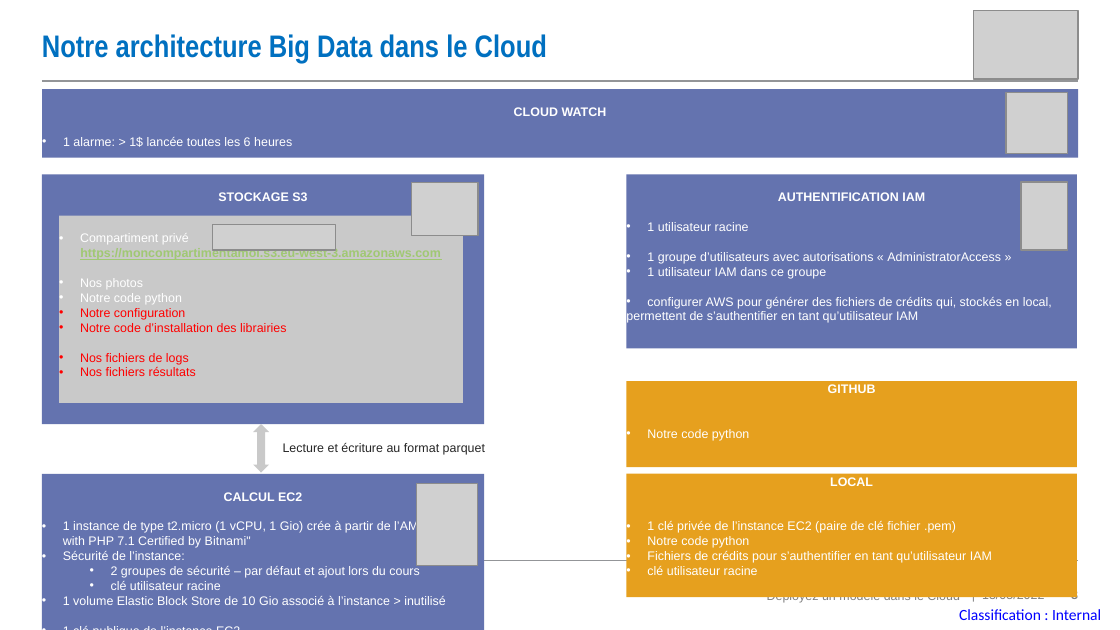
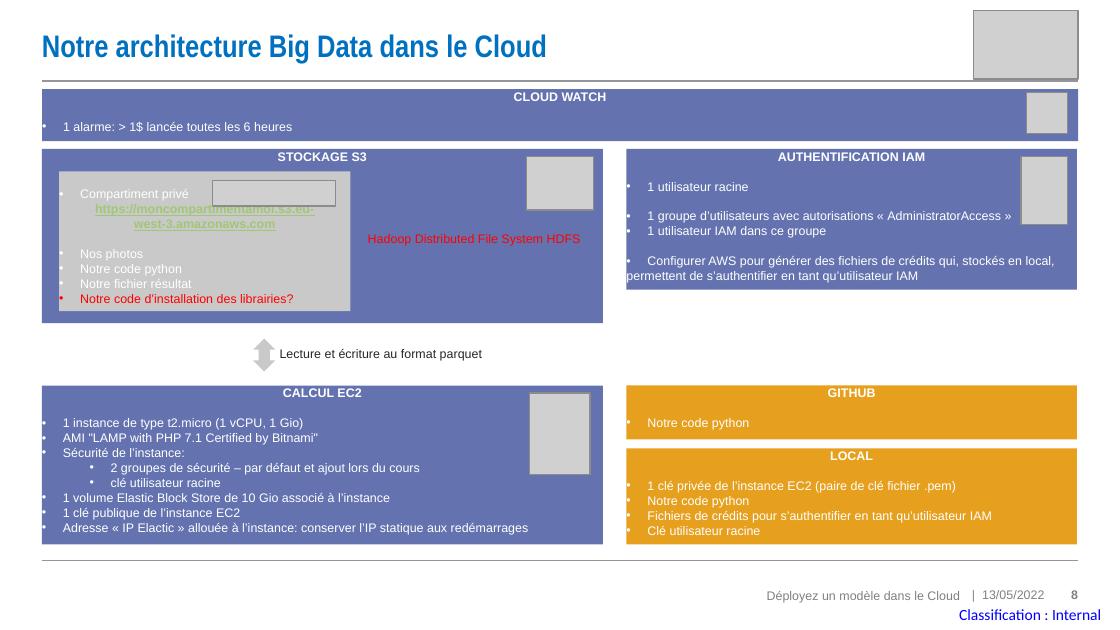
Before and after one commit to MadesLaurence/OpenClassrooms-Fruits-Project-8-, a slide deck: slide 8 of P8_10_support.pptx. Drawn at 1120x630 pixels with LibreOffice and Linux fonts; fonts in the diff are those of the drawing; grey boxes stand for pictures; background and template pictures are left out. Boxes give left, top, right and bottom in pixels: in the first picture for what was removed or moved away, otherwise in the second. Text is boxed around its words. In the diff, an @@ line names an element or a change of style, - is before the commit and + after.

```diff
--- a/P8_10_support.pptx
+++ b/P8_10_support.pptx
@@ rectangle "CLOUD WATCH": place and size @@
-rectangle "CLOUD WATCH" at (43, 90, 1079, 158)
+rectangle "CLOUD WATCH" at (43, 90, 1079, 141)
@@ picture: place and size @@
-picture at (1006, 93, 1067, 153)
+picture at (1027, 93, 1068, 133)
@@ rectangle "STOCKAGE S3": place and size @@
-rectangle "STOCKAGE S3" at (41, 175, 484, 424)
+rectangle "STOCKAGE S3" at (41, 149, 603, 324)
@@ rectangle "AUTHENTIFICATION IAM": place and size @@
-rectangle "AUTHENTIFICATION IAM" at (626, 175, 1076, 348)
+rectangle "AUTHENTIFICATION IAM" at (626, 149, 1076, 290)
@@ rectangle "Compartiment privé": place and size @@
-rectangle "Compartiment privé" at (59, 215, 464, 402)
+rectangle "Compartiment privé" at (59, 171, 351, 311)
@@ picture: place and size @@
-picture at (411, 183, 478, 236)
+picture at (526, 157, 594, 211)
@@ picture: place and size @@
-picture at (1021, 183, 1068, 251)
+picture at (1021, 157, 1068, 225)
@@ picture: place and size @@
-picture at (213, 224, 336, 250)
+picture at (213, 180, 336, 206)
@@ text added at (368, 234, 581, 246), 8 pt, text #FF0000 @@
+Hadoop Distributed File System HDFS
@@ text in rectangle at (647, 256, 1055, 268): text changed @@
-• configurer AWS pour générer des fichiers de crédits qui, stockés en local,
+• Configurer AWS pour générer des fichiers de crédits qui, stockés en local,
@@ text in rectangle at (80, 279, 293, 303): text changed @@
-• Notre configuration
-• Notre code d’installation des librairies
-• Nos fichiers de logs
-• Nos fichiers résultats
+• Notre fichier résultat
+• Notre code d’installation des librairies?
@@ up down arrow: place and size @@
-up down arrow at (253, 424, 269, 473)
+up down arrow at (253, 338, 276, 371)
@@ text "Lecture et écriture au format ...": place and size @@
-text "Lecture et écriture au format ..." at (283, 443, 485, 455)
+text "Lecture et écriture au format ..." at (280, 349, 482, 361)
@@ rectangle "CALCUL EC2": place and size @@
-rectangle "CALCUL EC2" at (41, 474, 484, 630)
+rectangle "CALCUL EC2" at (41, 385, 603, 544)
@@ rectangle "GITHUB": place and size @@
-rectangle "GITHUB" at (626, 381, 1076, 467)
+rectangle "GITHUB" at (626, 385, 1076, 439)
@@ text in rectangle at (63, 418, 318, 445): text changed @@
-• 1 instance de type t2.micro (1 vCPU, 1 Gio) crée à partir de l’AMI "LAMP with PHP 7.1 Certified by Bitnami"
+• 1 instance de type t2.micro (1 vCPU, 1 Gio)
+• AMI "LAMP with PHP 7.1 Certified by Bitnami"
@@ picture: place and size @@
-picture at (417, 484, 477, 566)
+picture at (530, 393, 590, 475)
@@ rectangle "LOCAL": place and size @@
-rectangle "LOCAL" at (626, 474, 1076, 597)
+rectangle "LOCAL" at (626, 448, 1076, 544)
@@ text in rectangle at (63, 493, 390, 502): text changed @@
-• 1 volume Elastic Block Store de 10 Gio associé à l’instance > inutilisé
+• 1 volume Elastic Block Store de 10 Gio associé à l’instance
@@ text in rectangle at (63, 523, 529, 535): text changed @@
-• Adresse « IP Elactic » allouée à l’instance
-pour conserver l’IP statique lors des redémarrages de l’instance EC2 (hébergement du futur site web?)
+• Adresse « IP Elactic » allouée à l’instance: conserver l’IP statique aux redémarrages
@@ text in rectangle at (647, 526, 760, 535): text changed @@
-• clé utilisateur racine
+• Clé utilisateur racine
```
Also in this commit, not shown: 8 other slides changed, 2 slides added, 1 slide removed, 1 other file.
